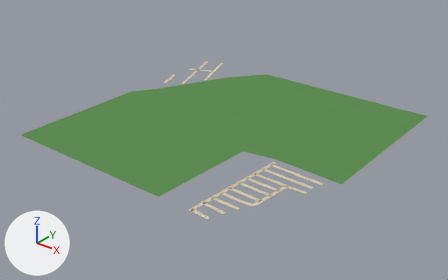
The glTF model public/assets/bengaluru-region-v1/tiles/t-3_-34-l1.glb as it was, and as the next commit left it.
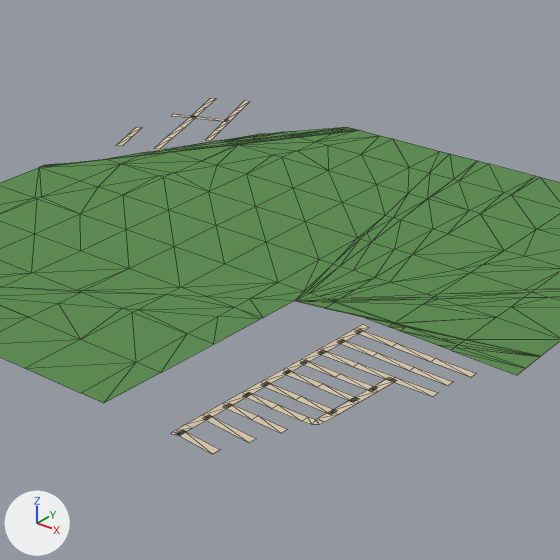
Old and new are each drawn whole from a camera (50 mm lens) standing at (-648.0, -17520.0, 446.0) and looking at (-1252.0, -16766.0, -22.0) and again close up on the part from 25% to 81% of the width and 6% to 95% of the height. Lighting does not change. The marker at lower left points along +X, +Y and +Z. The last two pictures show the newer version. The close-ups show mesh edges as thin lines.

In view in the first close-up: 'ground'.
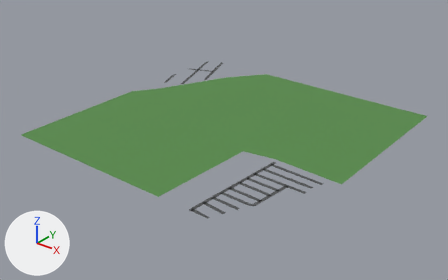
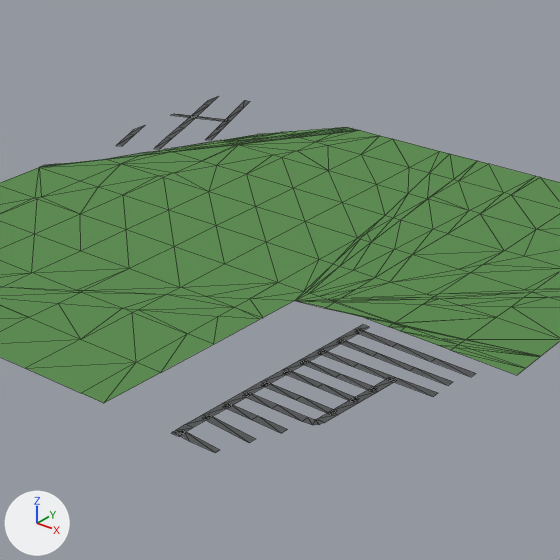
Patch to the scene script:
```diff
--- a/public/assets/bengaluru-region-v1/tiles/t-3_-34-l1.glb.py
+++ b/public/assets/bengaluru-region-v1/tiles/t-3_-34-l1.glb.py
@@ me_ground @@
 # used by ob_ground; location = (-1500.0, -17000.0, 0.0)
 # verts and faces of me_ground; kept vertices keep their numbers, new ones are numbered from 412
 # before: 0 (378.0, 7.0, 1.0) at pixel (182, 429), 1 (377.0, 1.0, 1.0) at pixel (175, 433), 2 (409.0, 4.0, 1.0) at pixel (220, 449), 3 (408.0, -2.0, 1.0) at pixel (212, 454), 348 (375.0, -1.0, 1.0) at pixel (170, 433)
 # before: 349 (381.0, 1.0, 1.0) at pixel (180, 435)
-me_ground.from_pydata(...)  # 412 vertices, 569 faces; spans x -3.0..500.0, y -2.0..501.0, z 1.0
+me_ground.from_pydata(...)  # 413 vertices, 570 faces; spans x 0.0..500.0, y 0.0..500.0, z 1.0
+# me_ground part 1
+delete_vertices([3])  # with the faces that use them
+verts[348] = (375.0, 0.0, 1.0)  # moved, pixel (171, 433)
+verts[349] = (381.0, 0.0, 1.0)  # moved, pixel (179, 436)
+verts[412] = (389.0, 0.0, 1.0)  # pixel (189, 441)
+verts[413] = (408.0, 0.0, 1.0)  # pixel (215, 452)
+faces += [(0, 1, 412), (0, 412, 413), (0, 413, 2)]
+# me_ground part 2
+# 4 vertices are removed from x 28.0..44.0, y 471.0..501.0, z 1.0
+# 10 faces are deleted
+# 10 vertices move from x -3.0..13.0, y 353.0..485.0, z 1.0 to x 0.0..10.0, y 358.0..493.0, z 1.0
+# 4 vertices are added at (41.0, 480.0, 1.0), (35.0, 478.0, 1.0), (27.0, 500.0, 1.0), (34.0, 500.0, 1.0)
+# 10 new faces join them
+# me_ground part 3: 102 kept faces spanning x 0.0..479.0, y 0.0..493.0, z 1.0 get new vertex colours; the middle colour goes from beige #d7c9ae to dark grey #535556
+# other edits to the shape of me_ground do not show in these pictures
 me_ground.materials.append(mat_ground)
```

Pixel boxes (x1, y1, x2, y2) of what changed, in the close-ups (560 x 560 px; the box of a moved part takes in the faces that stretch with it):
'ground', reshaped
    before: (0, 98, 560, 454)
    after: (0, 97, 560, 453)
part 1 of me_ground, moved or reshaped
    before: (171, 430, 219, 454)
    after: (172, 431, 219, 453)
part 2 of me_ground, moved or reshaped
    before: (116, 98, 262, 146)
    after: (116, 97, 262, 146)
part 3 of me_ground, recoloured
    both: (116, 99, 476, 443)
